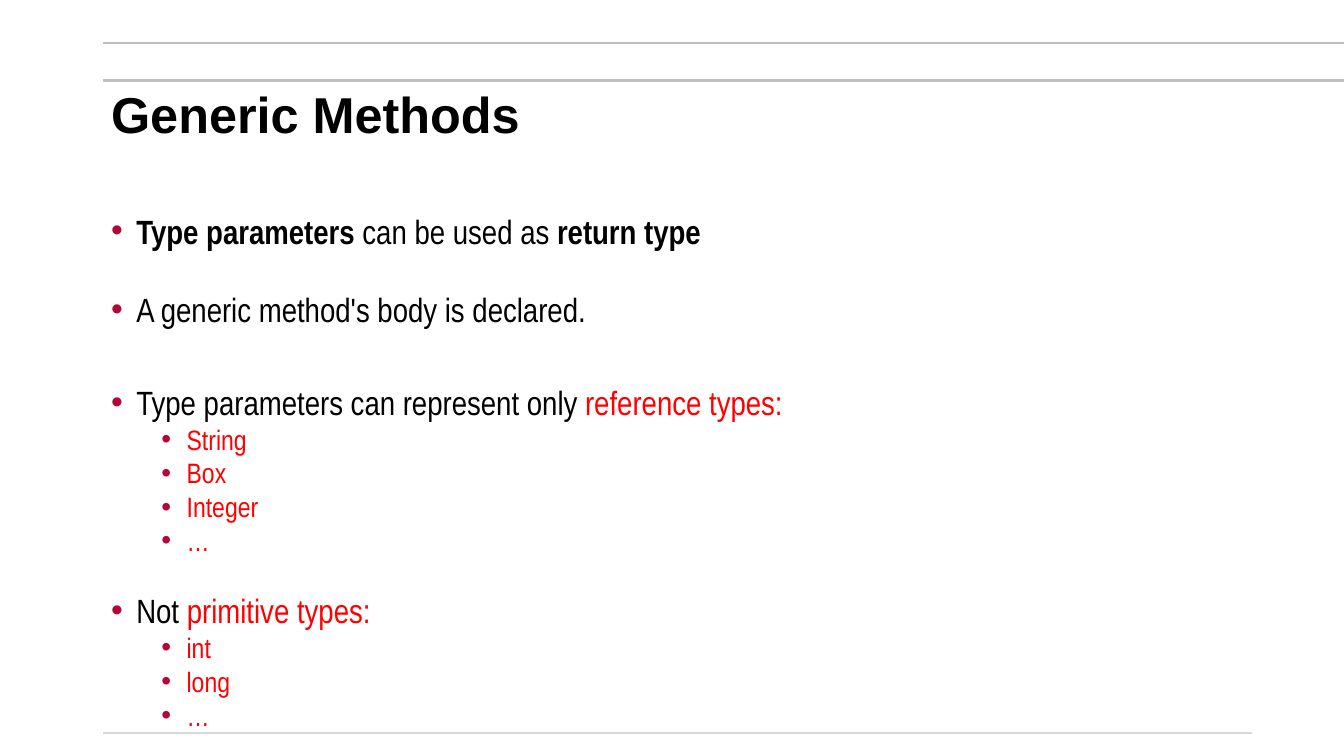
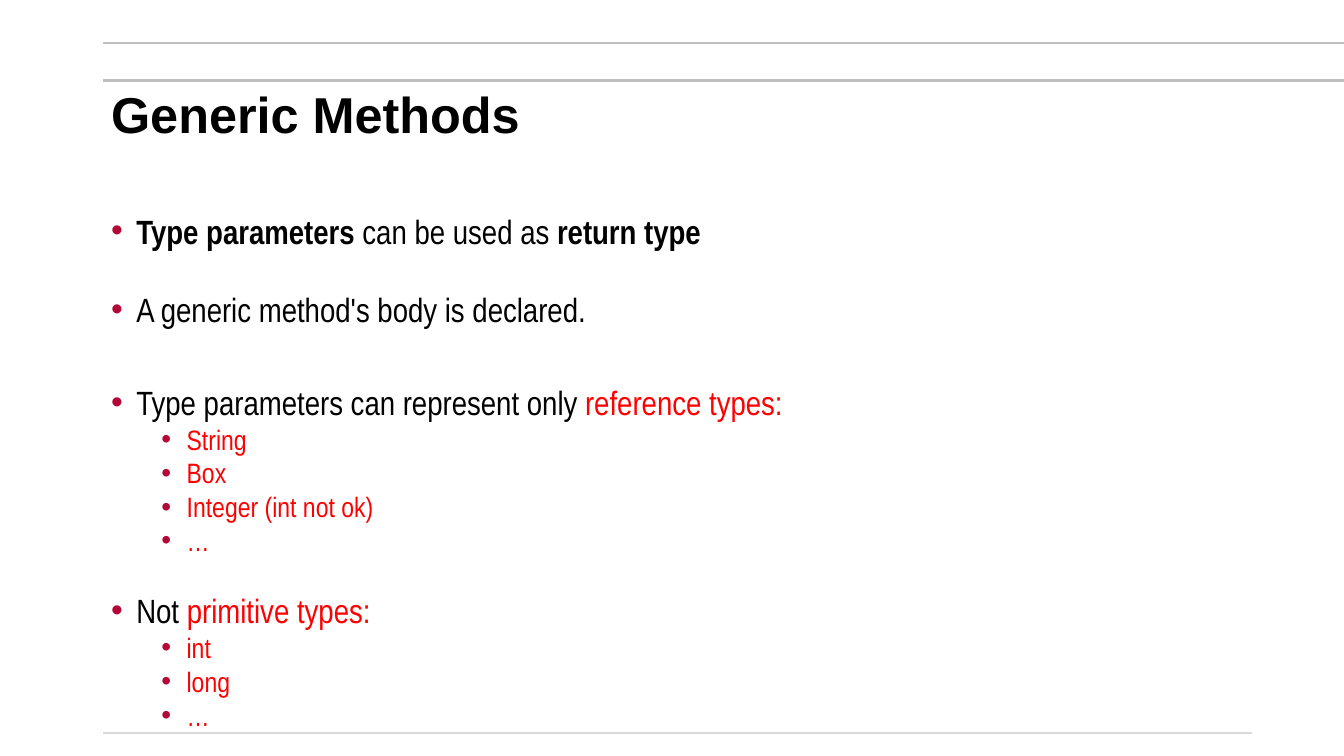
Before and after one commit to mikegrace2/CSEN160-Fall2026-Course-Website, a slide deck: slide 14 of lectures/Week05_ChainingFinalOverload_Generics/2_Generics_V4.pptx. Drawn at 1344x756 pixels with LibreOffice and Linux fonts; fonts in the diff are those of the drawing; background and template pictures are left out. Boxes give left, top, right and bottom in pixels: in the first picture for what was removed or moved away, otherwise in the second. Text is boxed around its words. In the diff, an @@ line names an element or a change of style, - is before the commit and + after.

```diff
--- a/lectures/Week05_ChainingFinalOverload_Generics/2_Generics_V4.pptx
+++ b/lectures/Week05_ChainingFinalOverload_Generics/2_Generics_V4.pptx
@@ text at <box>187,496,373,523</box>: text changed @@
-  • Integer
+  • Integer (int not ok)
```
Also in this commit, not shown: 1 other file.
